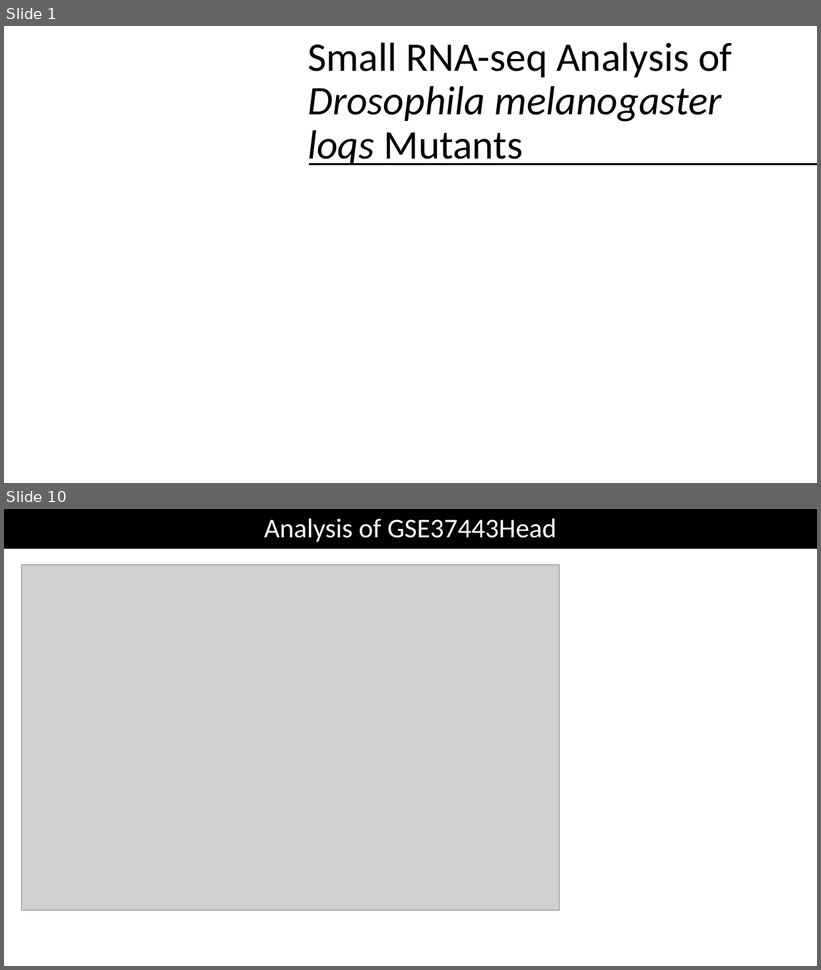
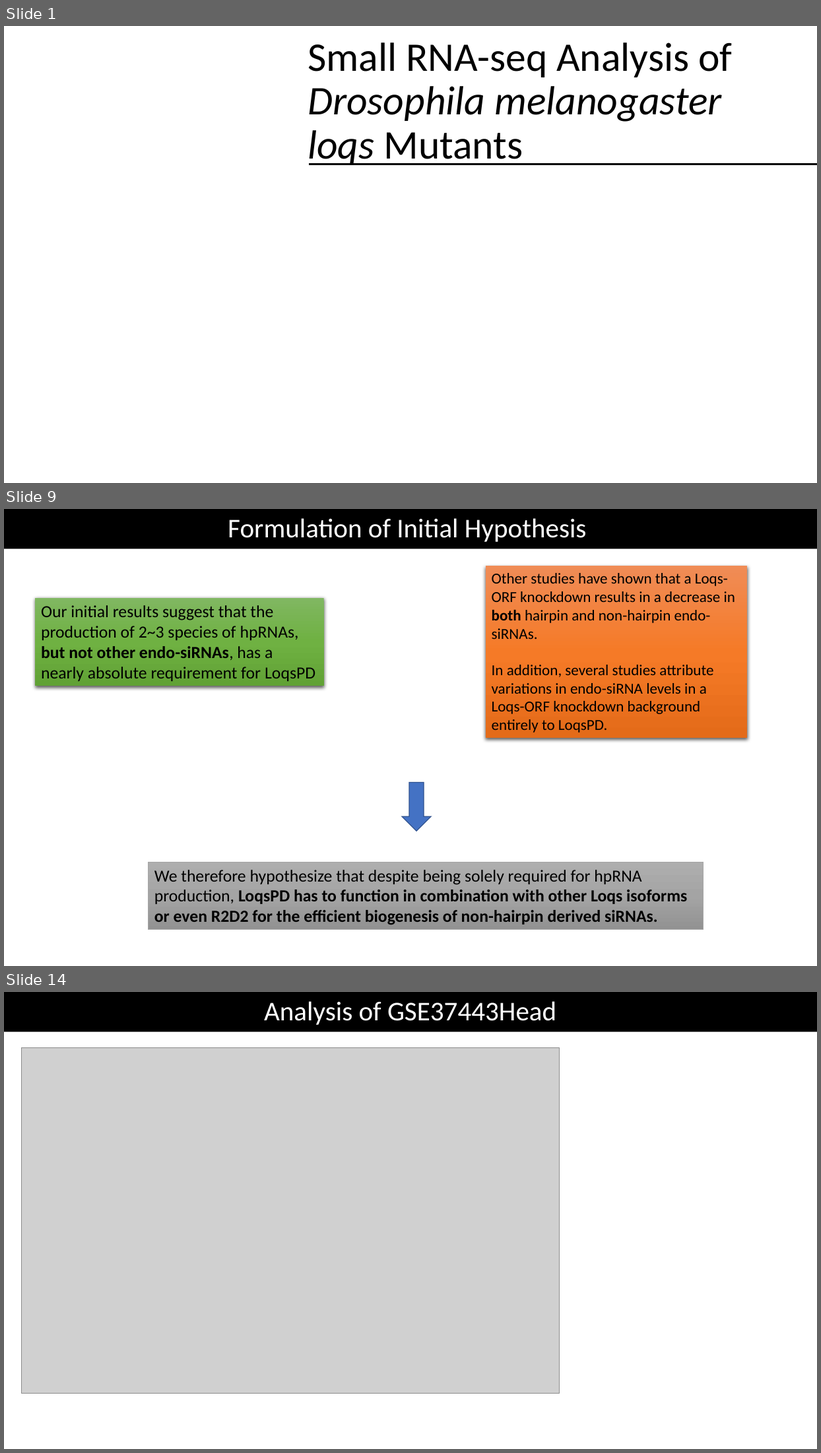
Before and after one commit to jinweelee/notebooks, a slide deck: recent_papers/presentation/Small RNA-seq Analysis of.pptm. Shown one above the other, each under a label of ours: slides 1 and 10 before the commit, slides 1, 9 and 14 after it; the slides between them are not shown. The pictures are 821x970 and 821x1453 pixels, drawn with LibreOffice and Linux fonts; fonts in the diff are those of the drawing; grey boxes stand for pictures. Boxes give left, top, right and bottom in pixels: in the first picture for what was removed or moved away, otherwise in the second. Text is boxed around its words. In the diff, an @@ line names an element or a change of style, - is before the commit and + after.

```diff
--- a/recent_papers/presentation/Small RNA-seq Analysis of.pptm
+++ b/recent_papers/presentation/Small RNA-seq Analysis of.pptm
@@ slide 9 added at (4, 509, 817, 966), background #FFFFFF @@
@@ rectangle added at (4, 509, 817, 549), fill #000000, 32 pt, text #FFFFFF @@
+Formulation of Initial Hypothesis
@@ rectangle added at (486, 566, 748, 739), fill gradient #F18C57 to #F67B28 to #E56C19, 18 pt, text #000000 @@
+Other studies have shown that a Loqs-ORF knockdown results in a decrease in both hairpin and non-hairpin endo-siRNAs.
+In addition, several studies attribute variations in endo-siRNA levels in a Loqs-ORF knockdown background entirely to LoqsPD.
@@ rectangle added at (35, 598, 324, 687), fill gradient #81B861 to #6FB242 to #62A336, 20 pt, text #000000 @@
+Our initial results suggest that the production of 2~3 species of hpRNAs, but not other endo-siRNAs, has a nearly absolute requirement for LoqsPD
@@ down arrow added at (403, 783, 432, 832), fill #4472C4, outline #325491 1 pt @@
@@ rectangle added at (149, 862, 704, 930), fill gradient #AFAFAF to #A5A5A5 to #939393, outline #A5A5A5 0.5 pt, 20 pt, text #000000, bold @@
+We therefore hypothesize that despite being solely required for hpRNA production, LoqsPD has to function in combination with other Loqs isoforms or even R2D2 for the efficient biogenesis of non-hairpin derived siRNAs.
@@ what was slide 10 is now slide 14 @@
```
Also in this commit, not shown: 5 slides changed, 7 other slides added, 3 slides removed, 4 other files.
